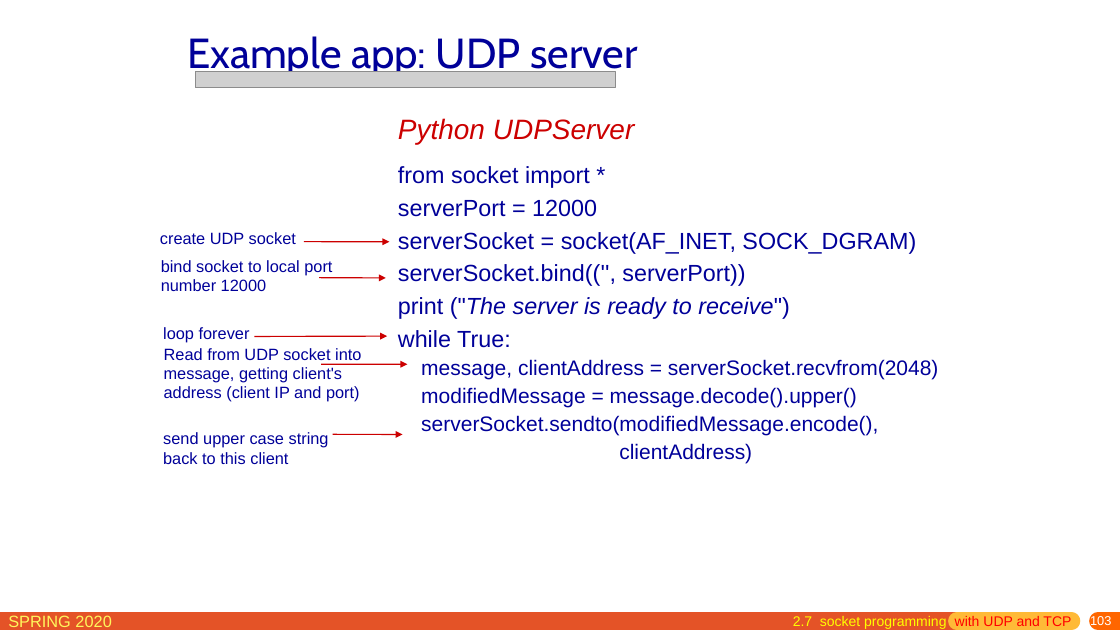
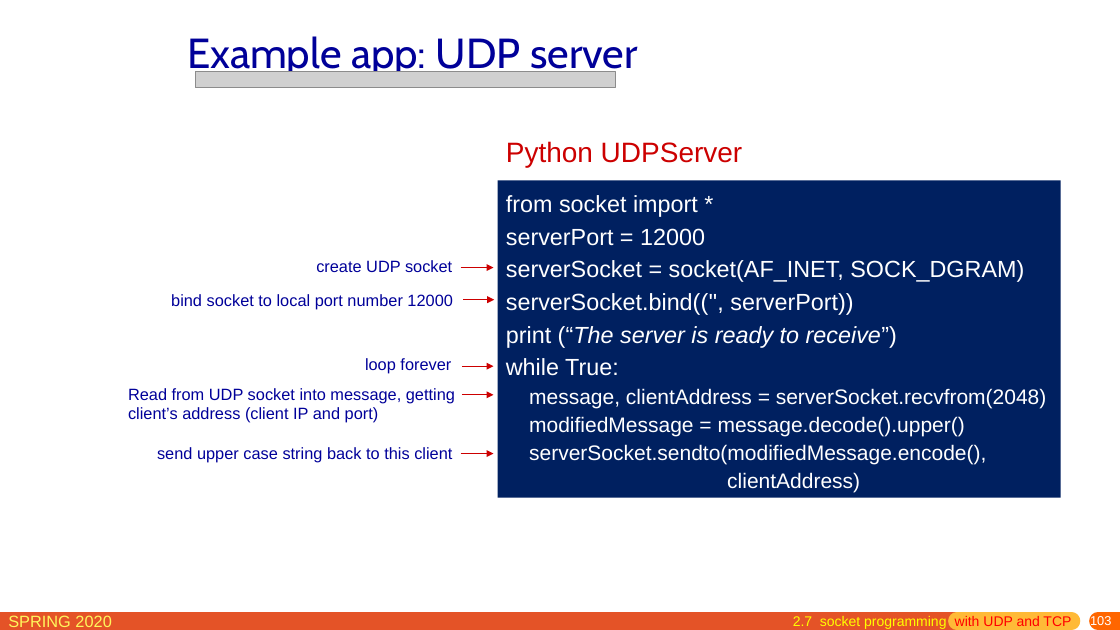
Before and after one commit to network-distributed/presentations, a slide deck: slide 103 of chapter2.pptx. Drawn at 1120x630 pixels with LibreOffice and Linux fonts; fonts in the diff are those of the drawing; grey boxes stand for pictures. Boxes give left, top, right and bottom in pixels: in the first picture for what was removed or moved away, otherwise in the second. Text is boxed around its words. In the diff, an @@ line names an element or a change of style, - is before the commit and + after.

```diff
--- a/chapter2.pptx
+++ b/chapter2.pptx
@@ text "Python UDPServer": place and size @@
-text "Python UDPServer" at <box>398,118,635,144</box>
+text "Python UDPServer" at <box>506,141,743,168</box>
@@ text "Python UDPServer" at <box>506,141,743,168</box>: italic off @@
@@ rectangle "from socket import *": place and size @@
-rectangle "from socket import *" at <box>398,166,939,464</box>
+rectangle "from socket import *" at <box>497,181,1060,498</box>
@@ rectangle "from socket import *" at <box>497,181,1060,498</box>: fill none to #002060 @@
@@ text in rectangle at <box>506,195,1047,492</box>: text colour #000099 to #FFFFFF in "from socket import *", "serverPort = 12000", "serverSocket = socket(AF_INET, SOCK_DGRAM)", "serverSocket.bind(('', serverPort))" and 5 more places @@
@@ arrow removed from (304, 242) to (390, 242) @@
@@ text "create UDP socket": place and size @@
-text "create UDP socket" at <box>160,232,296,244</box>
+text "create UDP socket" at <box>316,260,452,272</box>
@@ arrow moved from (319, 278) - (386, 278) to (460, 268) - (493, 268) @@
@@ text "bind socket to local port ..." rewrapped from <box>161,260,332,291</box> to <box>171,294,452,309</box> @@
@@ arrow added from (464, 300) to (494, 300), #CC0000 1 pt @@
@@ text in rectangle at <box>506,326,897,348</box>: text changed; text colour #000099 to #FFFFFF @@
-print ("The server is ready to receive")
+print (“The server is ready to receive”)
@@ arrow removed from (255, 337) to (387, 336) @@
@@ text "loop forever": place and size @@
-text "loop forever" at <box>163,327,250,343</box>
+text "loop forever" at <box>365,358,451,374</box>
@@ text at <box>128,388,455,422</box>: text changed @@
-Read from UDP socket into message, getting client's address (client IP and port)
+Read from UDP socket into message, getting client’s address (client IP and port)
@@ arrow moved from (321, 365) - (408, 365) to (462, 366) - (494, 366) @@
@@ arrow added from (462, 395) to (494, 395), #CC0000 1 pt @@
@@ text "send upper case string back ..." rewrapped from <box>163,432,329,464</box> to <box>157,447,452,463</box> @@
@@ arrow moved from (333, 434) - (402, 434) to (461, 454) - (493, 454) @@
```
Also in this commit, not shown: 8 other slides changed, 1 other file.
